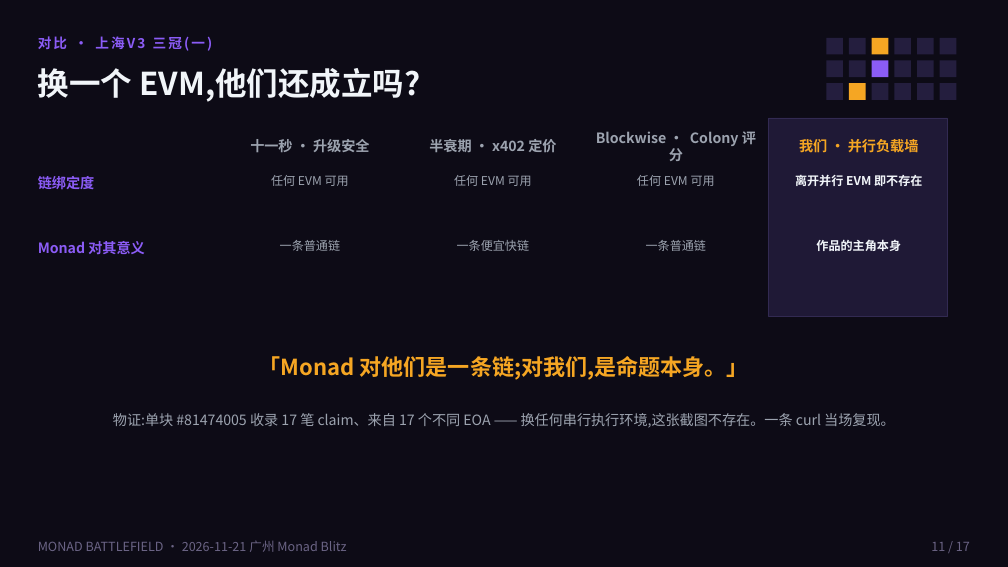
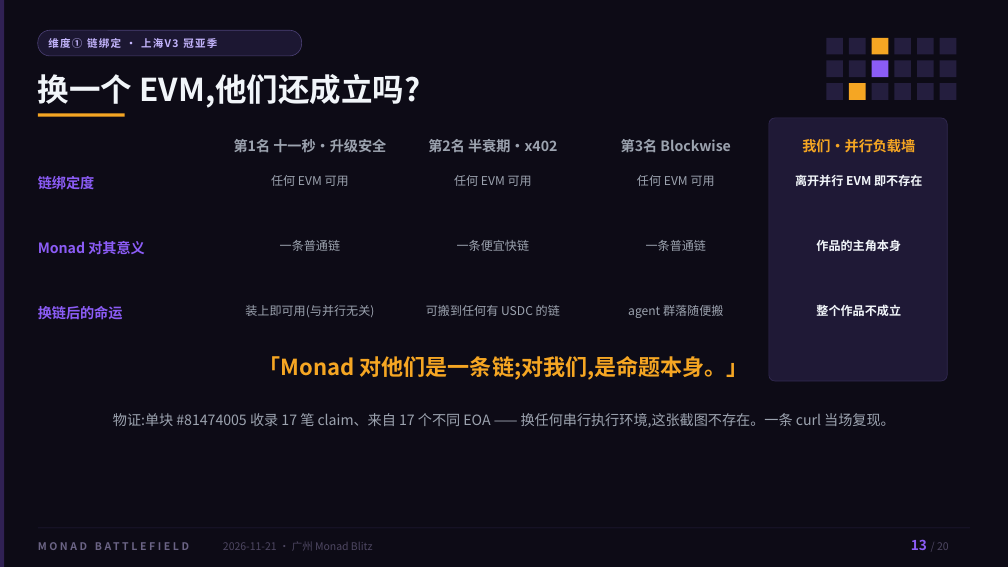
Before and after one commit to NaIWaniubi/monad-battlefield, a slide deck: slide 13 of deck/monad-battlefield.pptx (slide 11 before the commit). Drawn at 1008x567 pixels with LibreOffice and Linux fonts; fonts in the diff are those of the drawing. Boxes give left, top, right and bottom in pixels: in the first picture for what was removed or moved away, otherwise in the second. Text is boxed around its words. In the diff, an @@ line names an element or a change of style, - is before the commit and + after.

Commit message:
sync final: 落格 Alight deck (18→20 slides, GIF demos, Monad slide), crowd/demo build, loop GIFs

```diff
--- a/deck/monad-battlefield.pptx
+++ b/deck/monad-battlefield.pptx
@@ rectangle added at [0, 0, 5, 567], fill #8B5CF6 at 28% opacity @@
@@ text removed at [38, 36, 213, 51] @@
-对比 · 上海V3 三冠(一)
@@ rounded rectangle added at [38, 30, 302, 56], fill #1F1936 at 88% opacity, outline #4A3F73 0.6 pt @@
@@ text added at [48, 36, 217, 50], 10 pt, text #C4B5FD, bold @@
+维度① 链绑定 · 上海V3 冠亚季
@@ text "换一个 EVM,他们还成立吗?": place and size @@
-text "换一个 EVM,他们还成立吗?" at [38, 68, 420, 102]
+text "换一个 EVM,他们还成立吗?" at [38, 74, 420, 108]
@@ rectangle added at [38, 113, 125, 116], fill #F5A623 @@
@@ rectangle removed at [769, 118, 948, 316] @@
@@ rounded rectangle added at [769, 118, 948, 381], fill #1F1936, outline #322A52 0.6 pt @@
@@ text at [234, 139, 386, 153]: text changed @@
-十一秒 · 升级安全
+第1名 十一秒·升级安全
@@ text at [428, 139, 557, 153]: text changed @@
-半衰期 · x402 定价
+第2名 半衰期·x402
@@ text at [621, 139, 730, 153]: text changed @@
-Blockwise · Colony 评分
+第3名 Blockwise
@@ text at [802, 139, 915, 153]: spaces changed @@
-我们 · 并行负载墙
+我们·并行负载墙
@@ text added at [38, 306, 123, 319], 13.5 pt, text #8B5CF6, bold @@
+换链后的命运
@@ text added at [245, 305, 374, 317], 11.5 pt, text #9CA3AF @@
+装上即可用(与并行无关)
@@ text added at [426, 305, 560, 316], 11.5 pt, text #9CA3AF @@
+可搬到任何有 USDC 的链
@@ text added at [628, 305, 723, 318], 11.5 pt, text #9CA3AF @@
+agent 群落随便搬
@@ text added at [816, 304, 901, 316], 11.5 pt, text #F1F5F9, bold @@
+整个作品不成立
@@ rectangle added at [38, 528, 970, 529], fill #322A52 at 75% opacity @@
@@ text added at [38, 535, 219, 557], 10 pt, text #6B6485, bold @@
+MONAD BATTLEFIELD
@@ text added at [911, 539, 927, 550], 13 pt, text #8B5CF6, bold @@
+13
@@ text at [223, 542, 373, 550]: text changed; size 12 to 10 pt; text colour #6B6485 to #4E4762 @@
-MONAD BATTLEFIELD · 2026-11-21 广州 Monad Blitz
+2026-11-21 · 广州 Monad Blitz
@@ text removed at [931, 542, 970, 551] @@
-11 / 17
@@ text added at [937, 542, 949, 550], 10 pt, text #4E4762 @@
+/ 20
```
Also in this commit, not shown: 15 other slides changed, 4 slides added, 1 slide removed, 4 other files.
